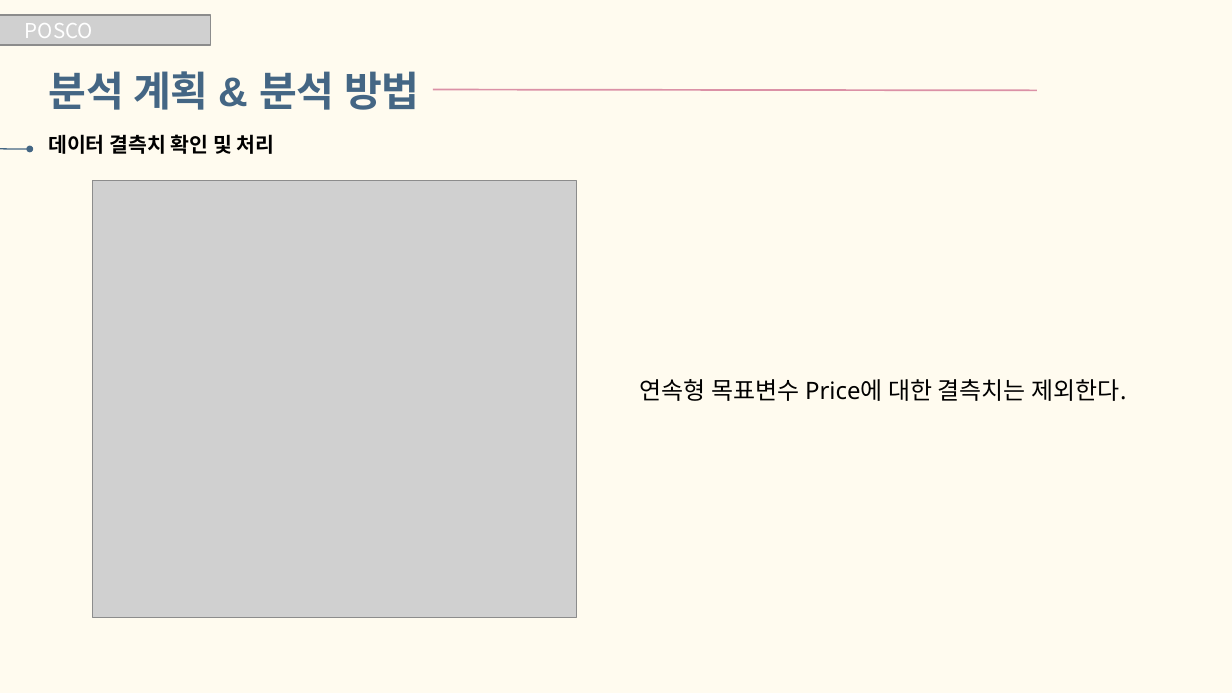
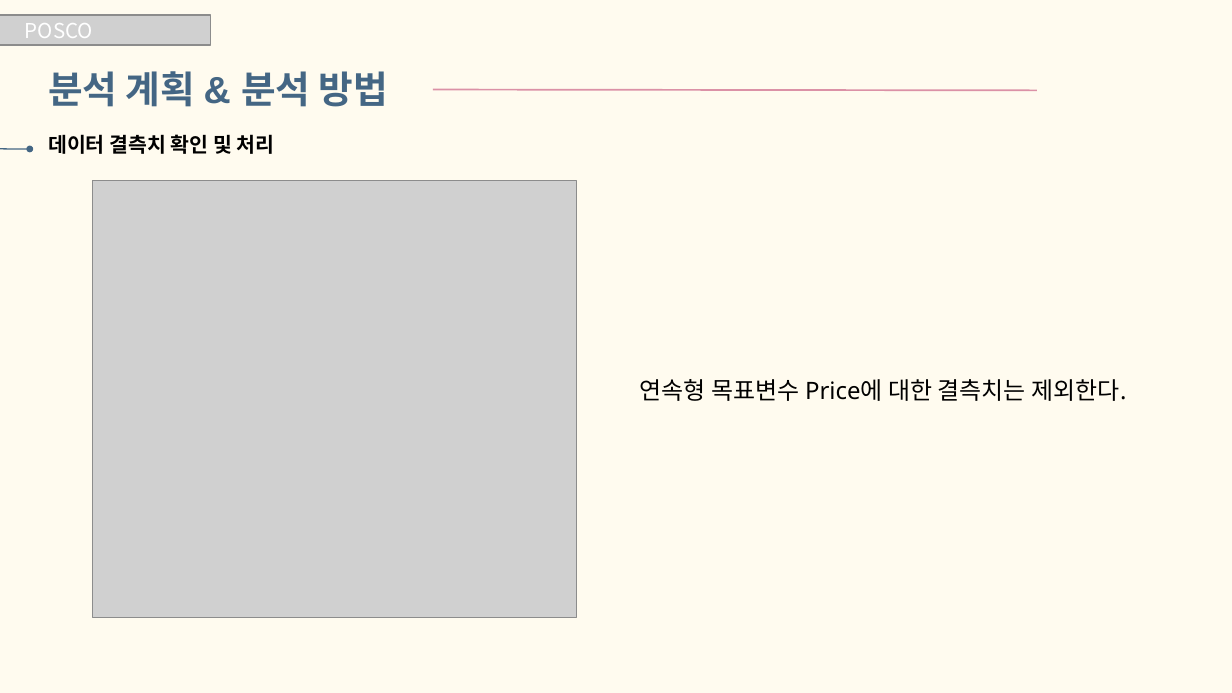
Before and after one commit to jeongbinpark123/Portfolio, a slide deck: slide 10 of 인도중고차시장분석/인도 중고차 시장 분석.pptx. Drawn at 1232x693 pixels with LibreOffice and Linux fonts; fonts in the diff are those of the drawing; grey boxes stand for pictures. Boxes give left, top, right and bottom in pixels: in the first picture for what was removed or moved away, otherwise in the second. Text is boxed around its words. In the diff, an @@ line names an element or a change of style, - is before the commit and + after.

```diff
--- a/인도중고차시장분석/인도 중고차 시장 분석.pptx
+++ b/인도중고차시장분석/인도 중고차 시장 분석.pptx
@@ text "분석 계획 & 분석 방법" at (x1=48, y1=71, x2=388, y2=107): size 24 to 22 pt @@
```
Also in this commit, not shown: 12 other slides changed.
